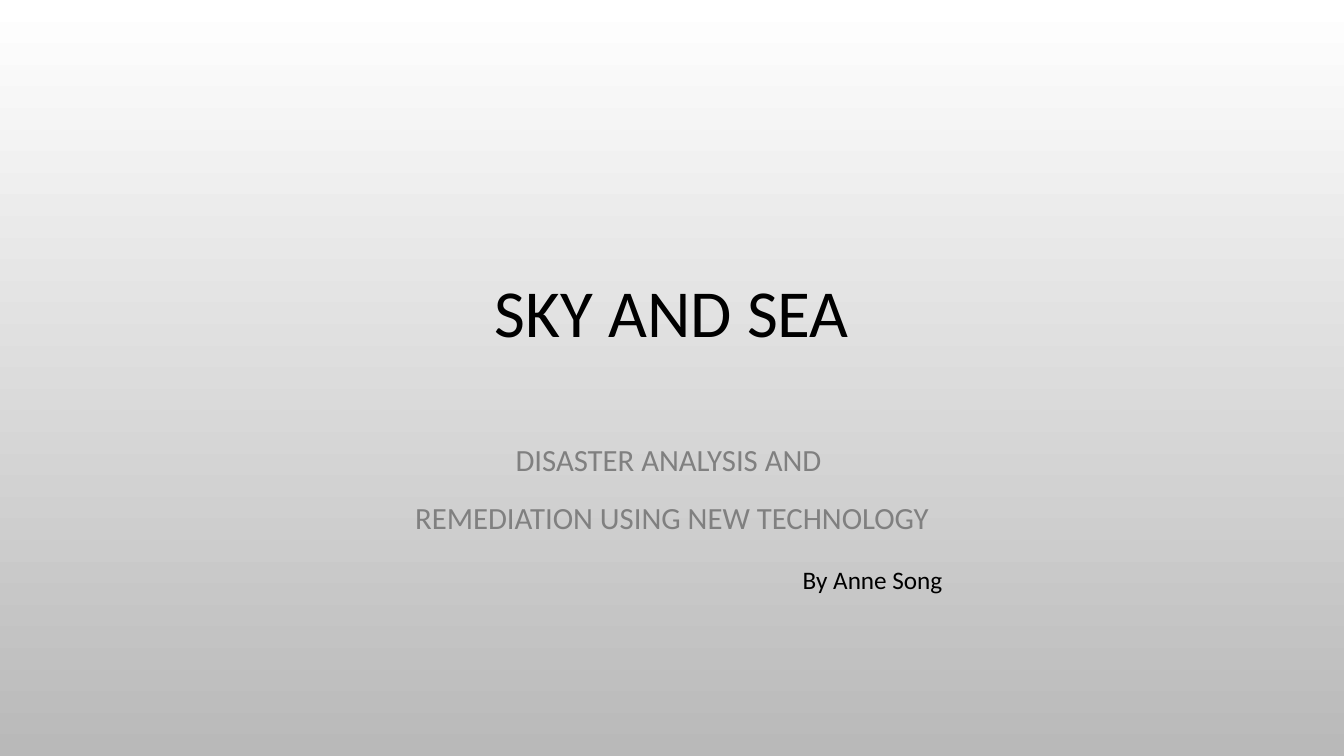
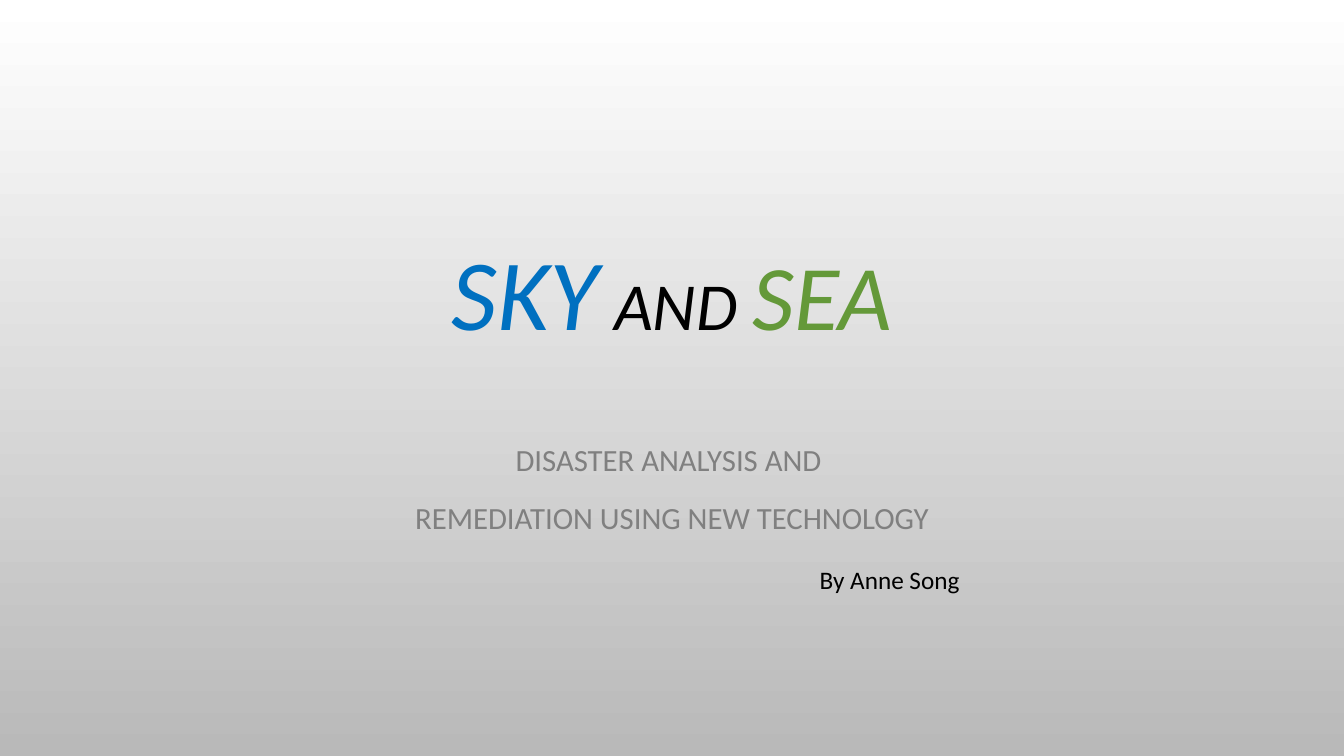
Before and after one commit to nycdatasci/bootcamp006_project, a slide deck: slide 1 of Project5-Capstone/AnneSong/SkyandSea.pptx. Drawn at 1344x756 pixels with LibreOffice and Linux fonts; fonts in the diff are those of the drawing; background and template pictures are left out. Boxes give left, top, right and bottom in pixels: in the first picture for what was removed or moved away, otherwise in the second. Text is boxed around its words. In the diff, an @@ line names an element or a change of style, - is before the commit and + after.

```diff
--- a/Project5-Capstone/AnneSong/SkyandSea.pptx
+++ b/Project5-Capstone/AnneSong/SkyandSea.pptx
@@ title "SKY AND SEA" at box(452, 264, 892, 331): size 48 to 72 pt, text colour #000000 to #0070C0 in "SKY"; size 48 to 66 pt, text colour #000000 to #649939 in "SEA"; italic on @@
@@ text "By Anne Song": place and size @@
-text "By Anne Song" at box(803, 572, 942, 594)
+text "By Anne Song" at box(820, 572, 959, 594)
```
Also in this commit, not shown: 6 other slides changed, 3 slides added.
